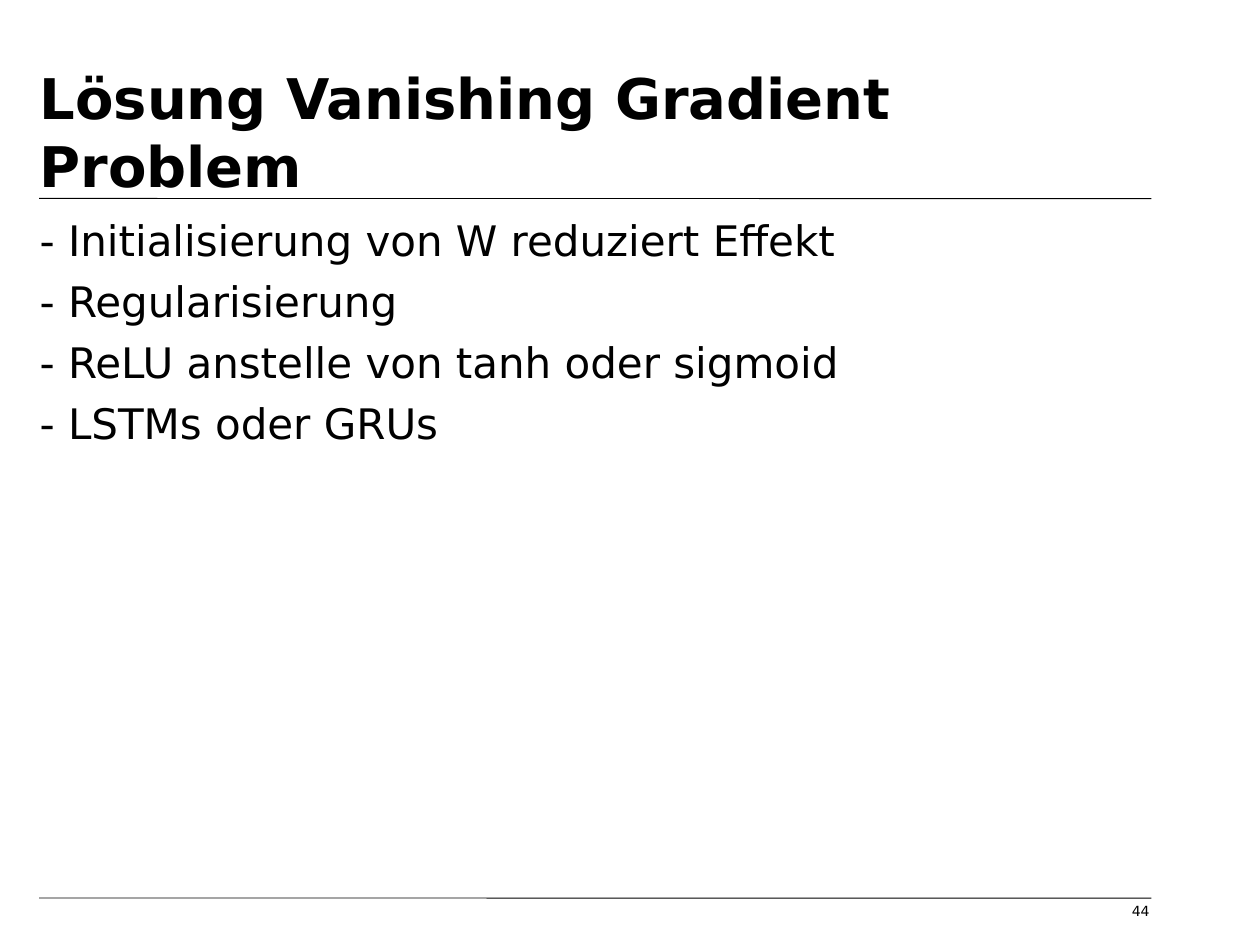
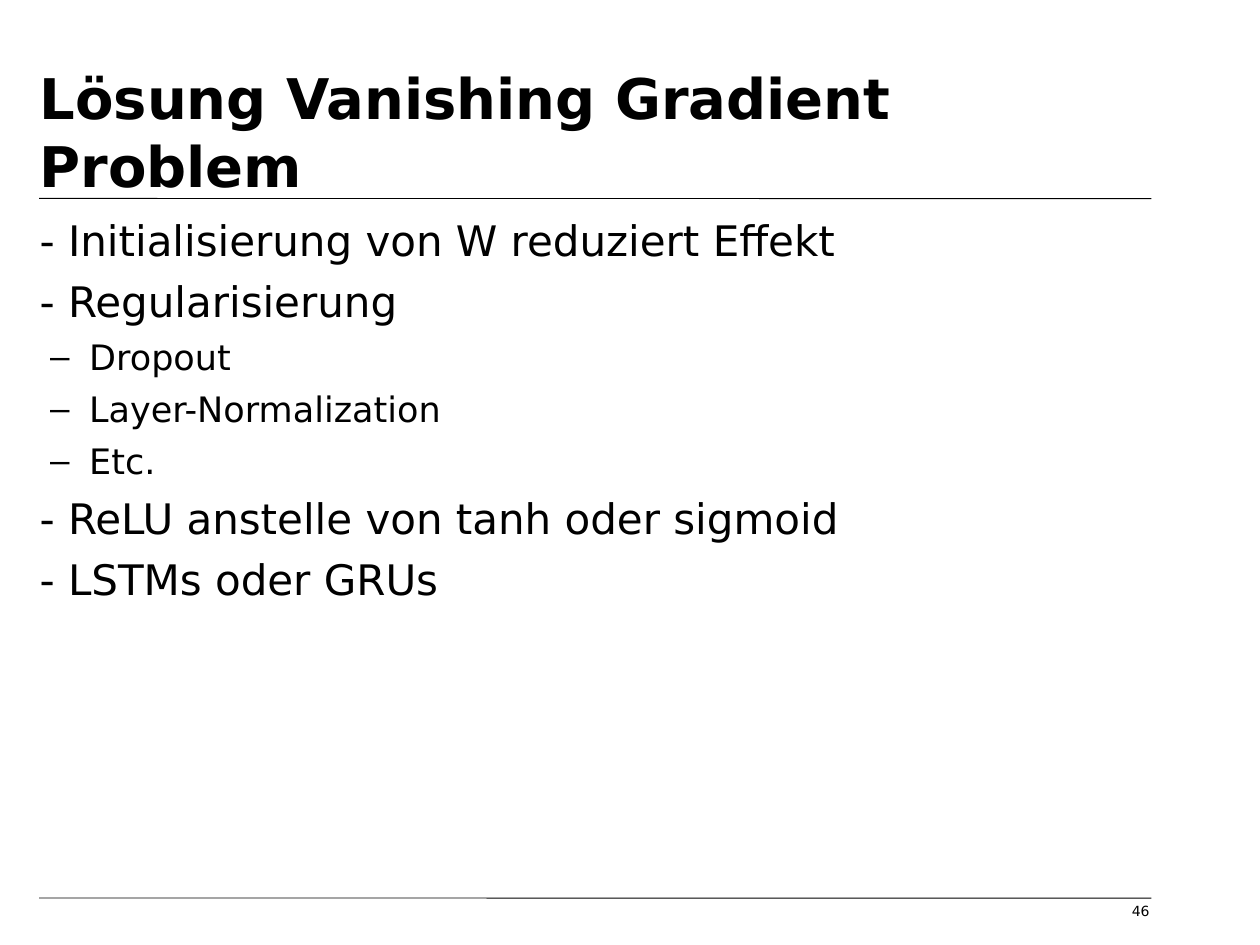
Before and after one commit to tfassbender/deep_learning_team_rnn, a slide deck: slide 46 of vorlesung/vorlesung_rnn_tobias_marvin.odp (slide 44 before the commit). Drawn at 1260x945 pixels with LibreOffice and Linux fonts; fonts in the diff are those of the drawing; background and template pictures are left out. Boxes give left, top, right and bottom in pixels: in the first picture for what was removed or moved away, otherwise in the second. Text is boxed around its words. In the diff, an @@ line names an element or a change of style, - is before the commit and + after.

```diff
--- a/vorlesung/vorlesung_rnn_tobias_marvin.odp
+++ b/vorlesung/vorlesung_rnn_tobias_marvin.odp
@@ text at [89, 344, 441, 475]: paragraphs added @@
+  – Dropout
+  – Layer-Normalization
+  – Etc.
@@ page number at [1132, 905, 1150, 916]: text changed @@
-44
+46
```
Also in this commit, not shown: 5 other slides changed, 11 slides added, 1 slide removed, 2 other files.
